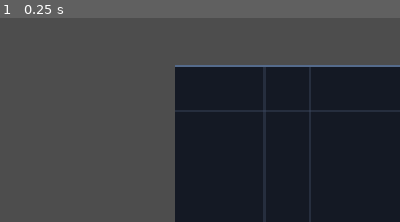
Above: before the commit, frame 1.
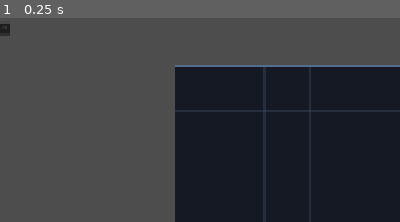
Above: after the commit, the same moment.

Repository: Chinkies/network_nightmare
Game: Godot game, scene res://scenes/Main.tscn
Two runs of this game, one before a commit and one after it. Both use one fixed random seed, a clock stepped at 60 frames per second and the inputs below.
Inputs:
- Up to frame 1 (0.25 s): no input
The pictures show only the part of the screen within x 0-50%, y 0-50%; the shares and areas given below are measured in that part.

The runs differ from the first frame. In frame 1, 0.1% of the frame differs, in the area x 0-3%, y 2-9%.

Commit message:
Ajout de la structure du menu drop down

Diff:
--- a/scenes/UIPuzzle.tscn
+++ b/scenes/UIPuzzle.tscn
@@ -3,6 +3,7 @@
 [ext_resource type="Script" uid="uid://bcc7yx1gydj8i" path="res://scripts/ui/ui_puzzle_controller.gd" id="1_1t41w"]
 [ext_resource type="Script" uid="uid://bmrwfq6pawqim" path="res://scripts/ui/radio_button.gd" id="1_4j4o3"]
 [ext_resource type="Theme" uid="uid://c6jsjwffalulb" path="res://resources/themes/idea_button.tres" id="2_4j4o3"]
+[ext_resource type="Script" uid="uid://br303se0nha48" path="res://scripts/ui/ui_menu_device_selection.gd" id="4_ow60c"]
 
 [sub_resource type="StyleBoxFlat" id="StyleBoxFlat_44saq"]
 bg_color = Color(0, 0.2482624, 0.5986371, 1)
@@ -175,3 +176,18 @@
 unique_name_in_owner = true
 layout_mode = 2
 theme = ExtResource("2_4j4o3")
+
+[node name="FoldableContainer" type="FoldableContainer" parent="." unique_id=641946065]
+layout_mode = 0
+offset_top = 113.0
+offset_right = 24.0
+offset_bottom = 145.0
+
+[node name="ScrollContainer" type="ScrollContainer" parent="FoldableContainer" unique_id=1198708450]
+layout_mode = 2
+
+[node name="GridContainer" type="GridContainer" parent="FoldableContainer/ScrollContainer" unique_id=617299613]
+layout_mode = 2
+columns = 2
+script = ExtResource("4_ow60c")
+slot_scene = null
--- a/scripts/model/network_device.gd
+++ b/scripts/model/network_device.gd
@@ -44,7 +44,8 @@
 var processing_rate: float = 2.0 # Paquets traités par seconde
 var processing_cooldown: float = 0.0
 
-
+# --- Texture du device ---
+var icon: Texture2D
 
 # ====================
 # ===== METHODES =====
--- a/scripts/ui/radio_button.gd
+++ b/scripts/ui/radio_button.gd
@@ -5,9 +5,9 @@
 	toggled.connect(_on_toggled)
 	_update_mouse_filter(button_pressed)
 
-func _on_toggled(is_pressed: bool) -> void:
-	_update_mouse_filter(is_pressed)
+func _on_toggled(_is_pressed: bool) -> void:
+	_update_mouse_filter(_is_pressed)
 
-func _update_mouse_filter(is_pressed: bool) -> void:
+func _update_mouse_filter(_is_pressed: bool) -> void:
 	# Ignore les événements souris quand le bouton est actif pour préserver le style pressed
-	mouse_filter = Control.MOUSE_FILTER_IGNORE if is_pressed else Control.MOUSE_FILTER_STOP
+	mouse_filter = Control.MOUSE_FILTER_IGNORE if _is_pressed else Control.MOUSE_FILTER_STOP
--- /dev/null
+++ b/scripts/ui/ui_draggable_item.gd
@@ -0,0 +1,41 @@
+class_name UIDraggableItem
+extends Control
+
+var item_data: NetworkDevice
+
+#pas sur de ça, c'est pour la texture dans l'ui mais ça sera surement récup via le networkDevice
+@onready var icon_texture: TextureRect = $TextureRect
+
+# Called when the node enters the scene tree for the first time.
+func _ready() -> void:
+	_update_visuals()
+
+#attribue la texture
+func _update_visuals() -> void:
+	if item_data and icon_texture:
+		icon_texture.texture = item_data.icon
+
+# ==================================
+# ===== GESTION DU DRAG & DROP =====
+# ==================================
+
+func _get_drag_data(_at_position: Vector2) -> Variant:
+
+	if not item_data:
+		return null
+
+	## Création du control node avec la texture
+	var preview_rect := TextureRect.new()
+	preview_rect.texture = item_data.icon
+	preview_rect.expand_mode = TextureRect.EXPAND_IGNORE_SIZE
+	preview_rect.custom_minimum_size = Vector2(48, 48)
+
+	var preview_container := Control.new()
+	preview_container.add_child(preview_rect)
+
+	## Placement de l'icone sous la souris
+	preview_rect.position = -Vector2(28, 28)
+
+	set_drag_preview(preview_container)
+
+	return {"type": "network_item", "item_data": item_data}
--- /dev/null
+++ b/scripts/ui/ui_menu_device_selection.gd
@@ -0,0 +1,31 @@
+class_name UIMenuDeviceSelection
+extends GridContainer
+
+## Liste des items disponibles
+var available_items: Array[NetworkDevice] = []
+
+@export var slot_scene: PackedScene
+
+# Called when the node enters the scene tree for the first time.
+func _ready() -> void:
+	populate_menu()
+
+## Génère les éléments dans la grille de sélection
+func populate_menu() -> void:
+	## Nettoyage
+	for child in get_children():
+		child.queue_free()
+
+	if not slot_scene:
+		push_warning("[UIMenuDeviceSelection] Aucune scène de slot assignée !")
+		return
+
+	## Instanciation des devices
+	for item_data in available_items:
+		if item_data == null:
+			continue
+
+		var slot_instance = slot_scene.instantiate() as UIDraggableItem
+		if slot_instance:
+			slot_instance.item_data = item_data
+			add_child(slot_instance)
Not shown, added: scripts/ui/ui_draggable_item.gd.uid
Not shown, added: scripts/ui/ui_menu_device_selection.gd.uid
